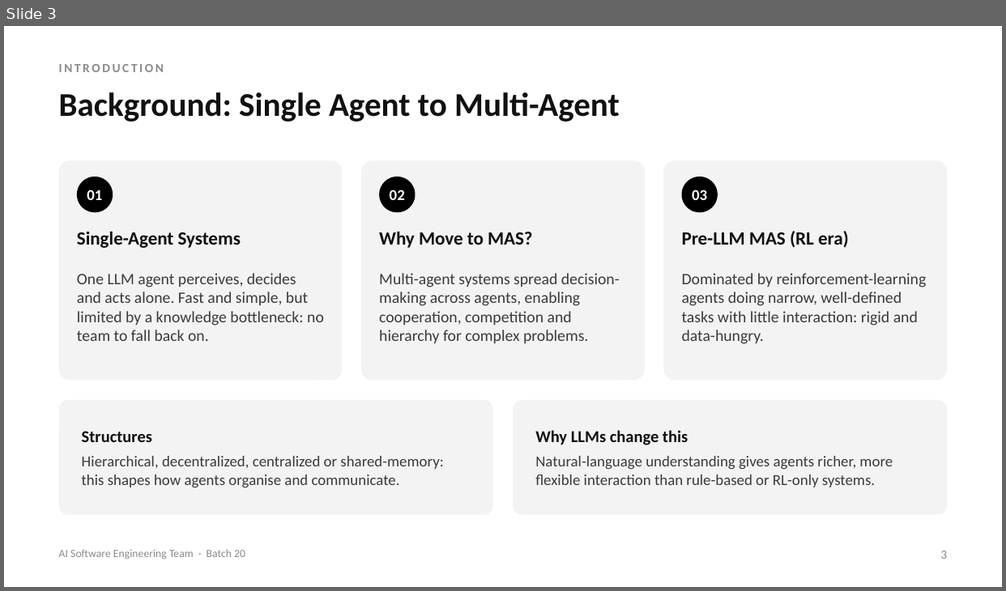
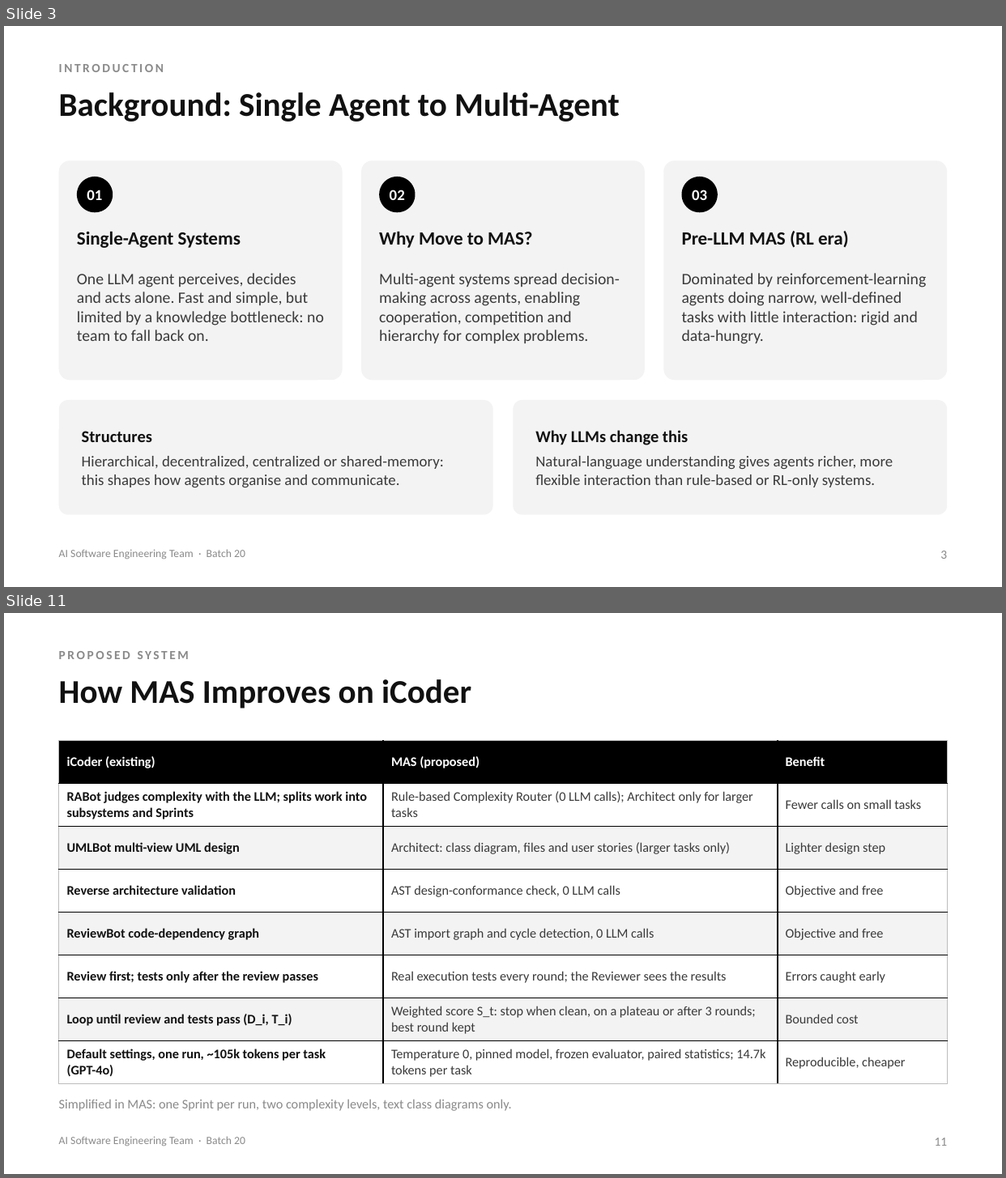
Before and after one commit to Varshith-092006/MAS, a slide deck: presentation/MAS_2nd_Review.pptx. Shown one above the other, each under a label of ours: slide 3 before the commit, slides 3 and 11 after it; the slides between them are not shown. The pictures are 1006x591 and 1006x1178 pixels, drawn with LibreOffice and Linux fonts; fonts in the diff are those of the drawing. Boxes give left, top, right and bottom in pixels: in the first picture for what was removed or moved away, otherwise in the second. Text is boxed around its words. In the diff, an @@ line names an element or a change of style, - is before the commit and + after.

```diff
--- a/presentation/MAS_2nd_Review.pptx
+++ b/presentation/MAS_2nd_Review.pptx
@@ slide 11 added at box(4, 613, 1002, 1174), background #FFFFFF @@
@@ text added at box(59, 651, 189, 659), 9 pt, text #8A8A8A, bold @@
+PROPOSED SYSTEM
@@ text added at box(59, 679, 471, 709), 24 pt, text #111111, bold @@
+How MAS Improves on iCoder
@@ table added at box(59, 741, 947, 1084), 8 rows, 3 columns @@
+iCoder (existing) | MAS (proposed) | Benefit
+RABot judges complexity with the LLM; splits work into subsystems and Sprints | Rule-based Complexity Router (0 LLM calls); Architect only for larger tasks | Fewer calls on small tasks
+UMLBot multi-view UML design | Architect: class diagram, files and user stories (larger tasks only) | Lighter design step
+Reverse architecture validation | AST design-conformance check, 0 LLM calls | Objective and free
+ReviewBot code-dependency graph | AST import graph and cycle detection, 0 LLM calls | Objective and free
+Review first; tests only after the review passes | Real execution tests every round; the Reviewer sees the results | Errors caught early
+Loop until review and tests pass (D_i, T_i) | Weighted score S_t: stop when clean, on a plateau or after 3 rounds; best round kept | Bounded cost
+Default settings, one run, ~105k tokens per task (GPT-4o) | Temperature 0, pinned model, frozen evaluator, paired statistics; 14.7k tokens per task | Reproducible, cheaper
@@ text added at box(59, 1100, 512, 1111), 9.5 pt, text #8A8A8A @@
+Simplified in MAS: one Sprint per run, two complexity levels, text class diagrams only.
@@ text added at box(59, 1136, 245, 1146), 8 pt, text #8A8A8A @@
+AI Software Engineering Team · Batch 20
@@ text added at box(935, 1138, 948, 1146), 9 pt, text #8A8A8A @@
+11
```
Also in this commit, not shown: 16 slides changed, 7 other slides added, 8 slides removed, 7 other files.
